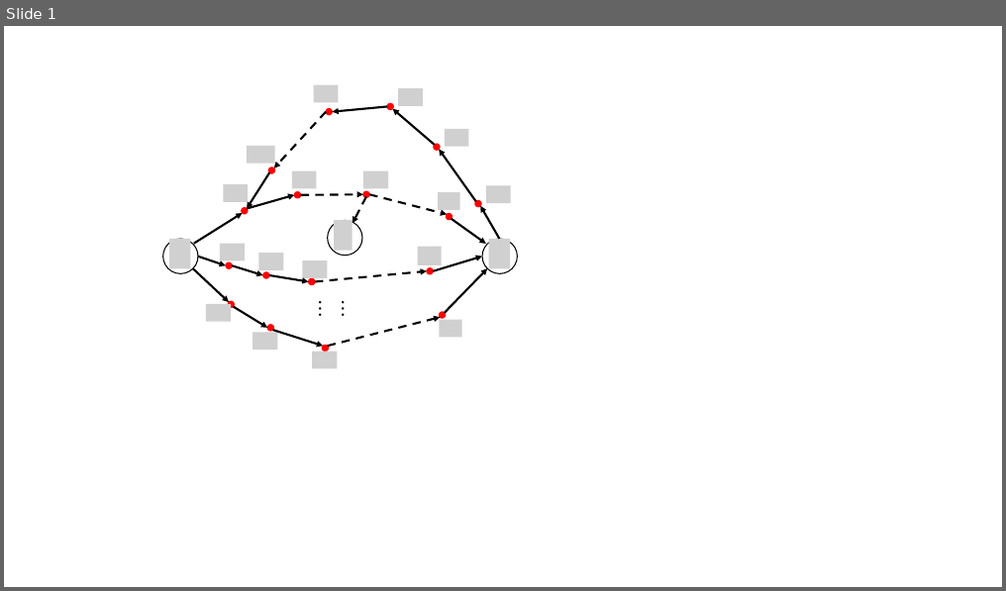
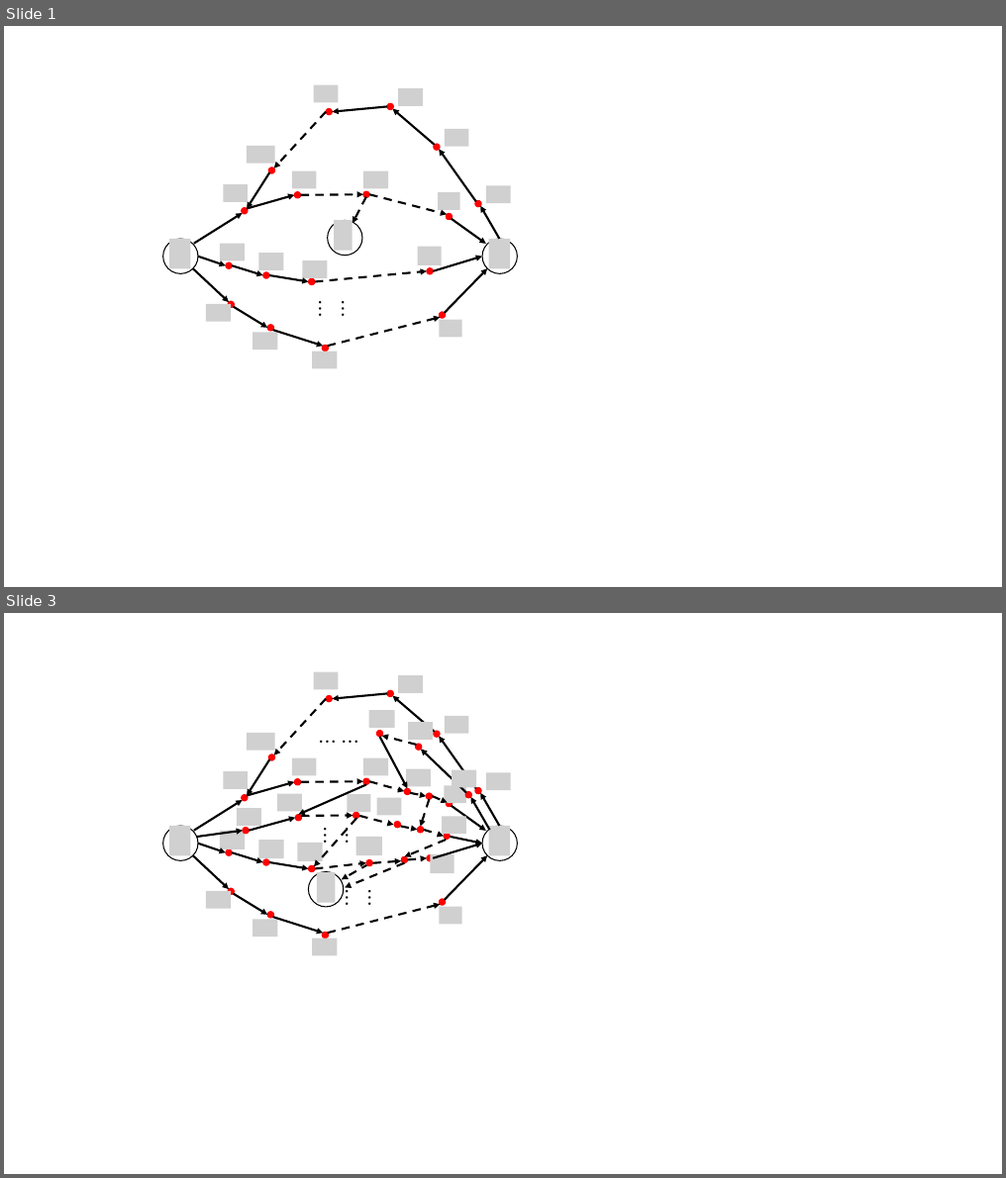
Before and after one commit to dulei715/AlgorithmDesignAnalysis, a slide deck: 作业8/2.作业提交/作业提交8/table/1.pptx. Shown one above the other, each under a label of ours: slide 1 before the commit, slides 1 and 3 after it; the slides between them are not shown. The pictures are 1006x591 and 1006x1178 pixels, drawn with LibreOffice and Linux fonts; fonts in the diff are those of the drawing; grey boxes stand for pictures. Boxes give left, top, right and bottom in pixels: in the first picture for what was removed or moved away, otherwise in the second. Text is boxed around its words. In the diff, an @@ line names an element or a change of style, - is before the commit and + after.

```diff
--- a/作业8/2.作业提交/作业提交8/table/1.pptx
+++ b/作业8/2.作业提交/作业提交8/table/1.pptx
@@ slide 3 added at <box>4,613,1002,1174</box>, background #FFFFFF @@
@@ text added at <box>311,727,374,757</box>, 18 pt, text #000000 @@
+… …
@@ picture added at <box>369,710,395,728</box> @@
@@ ellipse added at <box>377,731,383,737</box>, fill #FF0000, outline #FF0000 1 pt @@
@@ picture added at <box>408,722,433,741</box> @@
@@ arrow added from (380, 737) to (408, 789), #000000 2 pt @@
@@ arrow added from (417, 745) to (382, 736), #000000 2 pt dashed @@
@@ ellipse added at <box>416,744,422,750</box>, fill #FF0000, outline #FF0000 1 pt @@
@@ arrow added from (466, 792) to (421, 750), #000000 2 pt @@
@@ ellipse added at <box>405,789,411,795</box>, fill #FF0000, outline #FF0000 1 pt @@
@@ picture added at <box>406,769,431,787</box> @@
@@ picture added at <box>451,770,476,788</box> @@
@@ group added at <box>162,672,518,957</box>: 29 arrows, 24 ellipses, 24 pictures, 2 texts @@
+… …
+… …
@@ picture added at <box>377,798,402,816</box> @@
@@ arrow added from (411, 793) to (426, 796), #000000 2 pt dashed @@
@@ arrow added from (430, 799) to (420, 827), #000000 2 pt dashed @@
@@ ellipse added at <box>426,793,433,799</box>, fill #FF0000, outline #FF0000 1 pt @@
@@ arrow added from (433, 796) to (448, 802), #000000 2 pt dashed @@
@@ ellipse added at <box>466,792,472,798</box>, fill #FF0000, outline #FF0000 1 pt @@
@@ arrow added from (490, 830) to (471, 797), #000000 2 pt @@
@@ picture added at <box>355,837,382,856</box> @@
@@ ellipse added at <box>394,822,400,828</box>, fill #FF0000, outline #FF0000 1 pt @@
@@ arrow added from (401, 827) to (417, 830), #000000 2 pt dashed @@
@@ arrow added from (446, 840) to (405, 858), #000000 2 pt dashed @@
@@ ellipse added at <box>417,827,423,833</box>, fill #FF0000, outline #FF0000 1 pt @@
@@ arrow added from (423, 830) to (444, 836), #000000 2 pt dashed @@
@@ arrow added from (405, 863) to (345, 888), #000000 2 pt dashed @@
@@ ellipse added at <box>366,861,372,866</box>, fill #FF0000, outline #FF0000 1 pt @@
@@ arrow added from (373, 863) to (402, 861), #000000 2 pt dashed @@
@@ ellipse added at <box>402,858,408,863</box>, fill #FF0000, outline #FF0000 1 pt @@
@@ arrow added from (408, 861) to (427, 859), #000000 2 pt dashed @@
```
Also in this commit, not shown: 1 slide changed, 2 other slides added, 30 other files.
